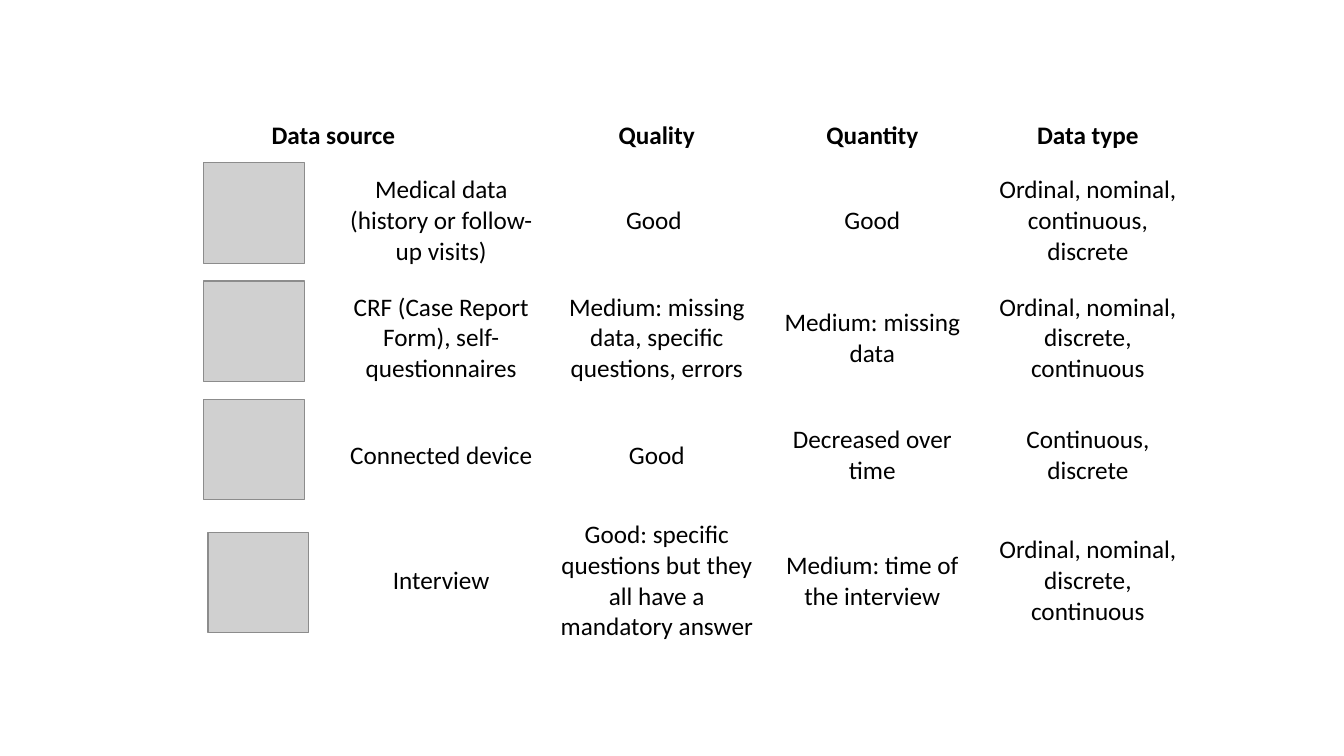
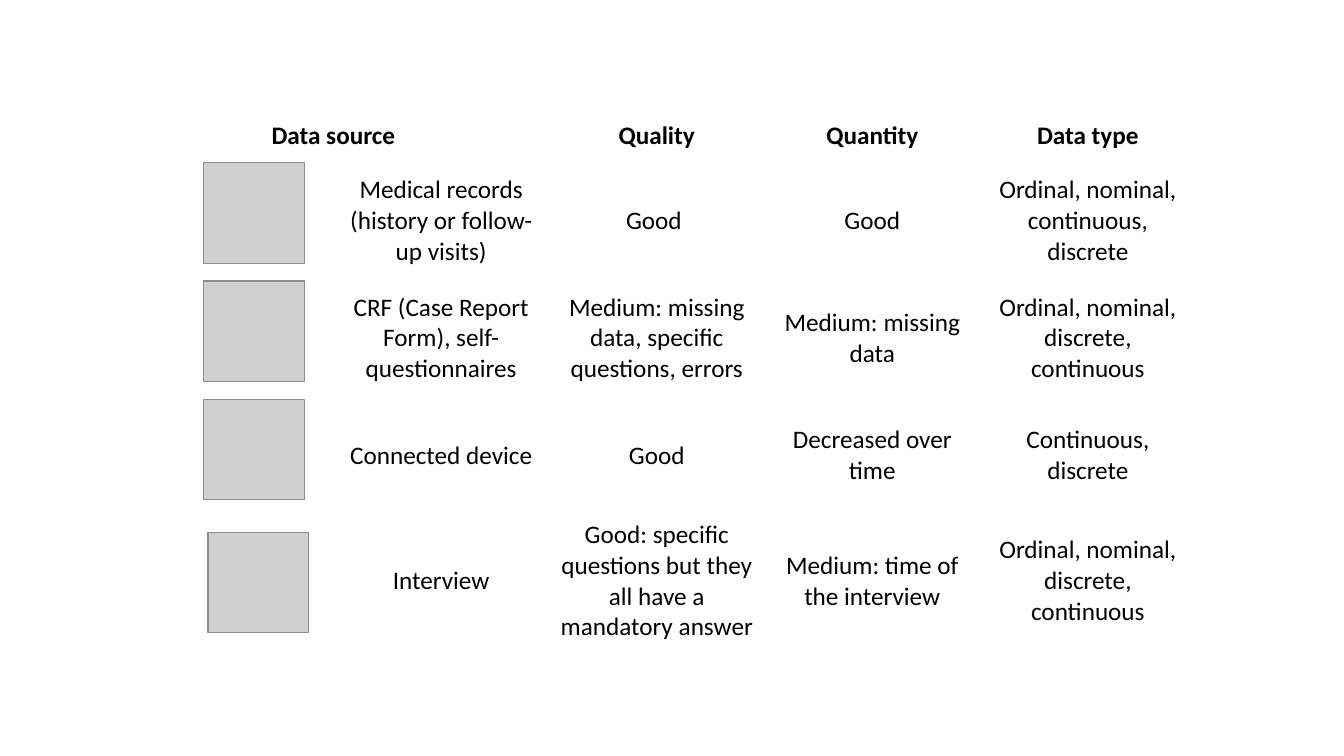
Before and after one commit to HP2-data/methodo_longitudinal_data, a slide deck: slide 3 of Results/schema_060125.pptx. Drawn at 1344x756 pixels with LibreOffice and Linux fonts; fonts in the diff are those of the drawing; grey boxes stand for pictures. Boxes give left, top, right and bottom in pixels: in the first picture for what was removed or moved away, otherwise in the second. Text is boxed around its words. In the diff, an @@ line names an element or a change of style, - is before the commit and + after.

```diff
--- a/Results/schema_060125.pptx
+++ b/Results/schema_060125.pptx
@@ table at [118,111,1197,646] @@
-row 2, column 2: Medical data (history or follow-up visits)
+row 2, column 2: Medical records (history or follow-up visits)
```
Also in this commit, not shown: 5 other files.
